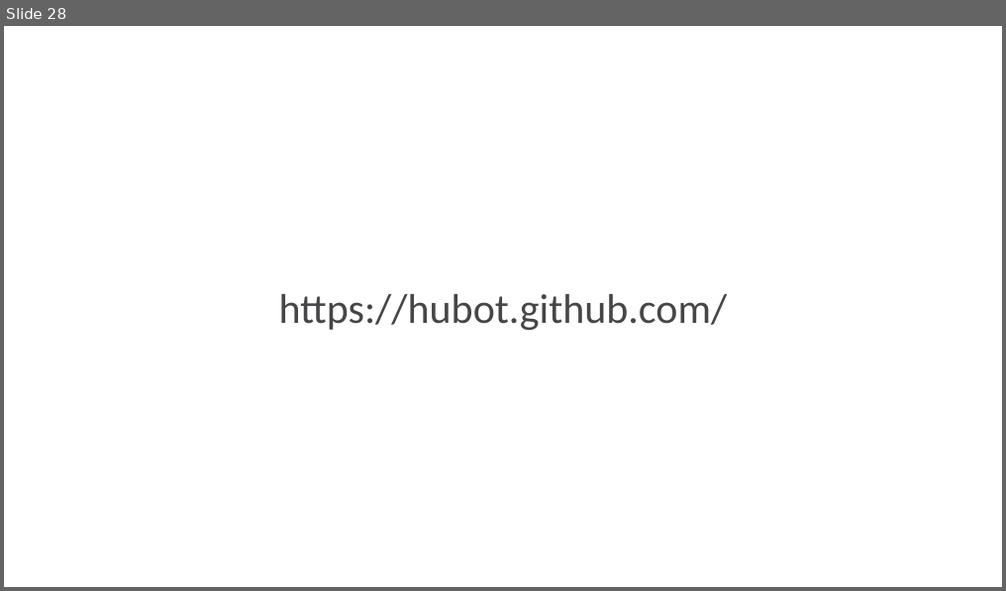
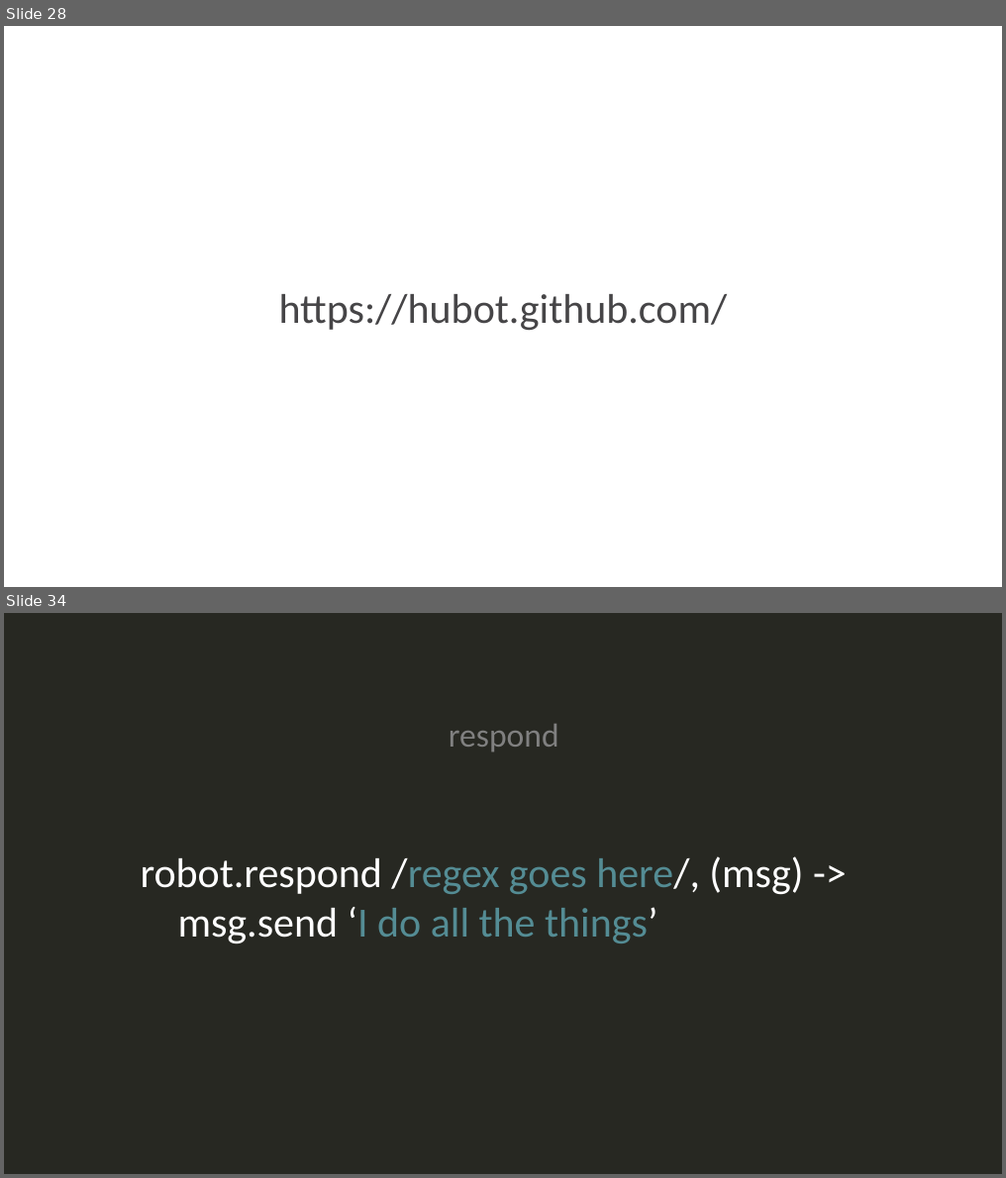
Before and after one commit to SneakyPeet/jsinsabot, a slide deck: jsinsa ChatopsV10.pptx. Shown one above the other, each under a label of ours: slide 28 before the commit, slides 28 and 34 after it; the slides between them are not shown. The pictures are 1006x591 and 1006x1178 pixels, drawn with LibreOffice and Linux fonts; fonts in the diff are those of the drawing. Boxes give left, top, right and bottom in pixels: in the first picture for what was removed or moved away, otherwise in the second. Text is boxed around its words. In the diff, an @@ line names an element or a change of style, - is before the commit and + after.

```diff
--- a/jsinsa ChatopsV10.pptx
+++ b/jsinsa ChatopsV10.pptx
@@ slide 34 added at bbox=[4, 613, 1002, 1174], background #272822 @@
@@ text added at bbox=[449, 724, 559, 752], 32 pt, text #808080 @@
+respond
@@ text added at bbox=[141, 857, 803, 945], 40 pt, text #FFFFFF @@
+robot.respond /regex goes here/, (msg) ->
+msg.send ‘I do all the things’
```
Also in this commit, not shown: 3 slides changed, 10 other slides added, 1 slide removed.
